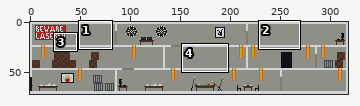
Two states of a pixel-art file, Assets/Resources/Environment/levelWarehouse.aseprite. Above: a wide view before the commit, with the close-up outlined.
Close-up. As it was:
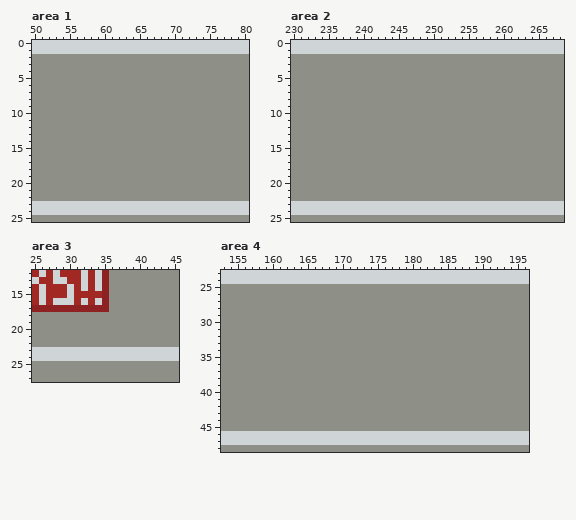
318x72 pixels, 1 frame. Shown: area 1: x 50..80, y 0..25; area 2: x 230..268, y 0..25; area 3: x 25..45, y 12..27; area 4: x 153..196, y 23..48. The commit also changed other parts of the picture, which this record leaves out.
The same view after the edit:
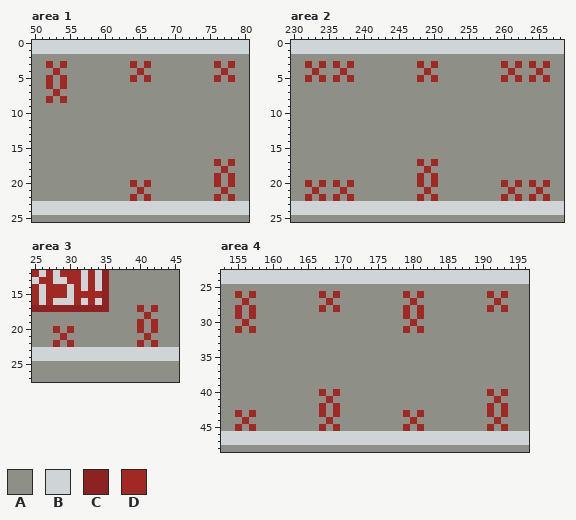
Palette (. is transparent): A #8e8f87  B #cfd5d6  C #8e2121  D #a12823
The exact change:
layer "Laser Tripwires" now shown
Area 1, layer "Laser Tripwires":
y 3: x 52 A -> D; x 54 A -> D; x 64 A -> D; x 66 A -> D; x 76 A -> D; x 78 A -> D
y 4: x 53 A -> D; x 65 A -> D; x 77 A -> D
y 5: x 52 A -> D; x 54 A -> D; x 64 A -> D; x 66 A -> D; x 76 A -> D; x 78 A -> D
y 6: x 52 A -> D; x 54 A -> D
y 7: x 53 A -> D
y 8: x 52 A -> D; x 54 A -> D
y 17: x 76 A -> D; x 78 A -> D
y 18: x 77 A -> D
y 19: x 76 A -> D; x 78 A -> D
y 20: x 64 A -> D; x 66 A -> D; x 76 A -> D; x 78 A -> D
y 21: x 65 A -> D; x 77 A -> D
y 22: x 64 A -> D; x 66 A -> D; x 76 A -> D; x 78 A -> D
Area 2, layer "Laser Tripwires":
y 3: x 232 A -> D; x 234 A -> D; x 236 A -> D; x 238 A -> D; x 248 A -> D; x 250 A -> D; x 260 A -> D; x 262 A -> D; x 264 A -> D; x 266 A -> D
y 4: x 233 A -> D; x 237 A -> D; x 249 A -> D; x 261 A -> D; x 265 A -> D
y 5: x 232 A -> D; x 234 A -> D; x 236 A -> D; x 238 A -> D; x 248 A -> D; x 250 A -> D; x 260 A -> D; x 262 A -> D; x 264 A -> D; x 266 A -> D
y 17: x 248 A -> D; x 250 A -> D
y 18: x 249 A -> D
y 19: x 248 A -> D; x 250 A -> D
y 20: x 232 A -> D; x 234 A -> D; x 236 A -> D; x 238 A -> D; x 248 A -> D; x 250 A -> D; x 260 A -> D; x 262 A -> D; x 264 A -> D; x 266 A -> D
y 21: x 233 A -> D; x 237 A -> D; x 249 A -> D; x 261 A -> D; x 265 A -> D
y 22: x 232 A -> D; x 234 A -> D; x 236 A -> D; x 238 A -> D; x 248 A -> D; x 250 A -> D; x 260 A -> D; x 262 A -> D; x 264 A -> D; x 266 A -> D
Area 3, layer "Laser Tripwires":
y 17: x 40 A -> D; x 42 A -> D
y 18: x 41 A -> D
y 19: x 40 A -> D; x 42 A -> D
y 20: x 28 A -> D; x 30 A -> D; x 40 A -> D; x 42 A -> D
y 21: x 29 A -> D; x 41 A -> D
y 22: x 28 A -> D; x 30 A -> D; x 40 A -> D; x 42 A -> D
Area 4, layer "Laser Tripwires":
y 26: x 155 A -> D; x 157 A -> D; x 167 A -> D; x 169 A -> D; x 179 A -> D; x 181 A -> D; x 191 A -> D; x 193 A -> D
y 27: x 156 A -> D; x 168 A -> D; x 180 A -> D; x 192 A -> D
y 28: x 155 A -> D; x 157 A -> D; x 167 A -> D; x 169 A -> D; x 179 A -> D; x 181 A -> D; x 191 A -> D; x 193 A -> D
y 29: x 155 A -> D; x 157 A -> D; x 179 A -> D; x 181 A -> D
y 30: x 156 A -> D; x 180 A -> D
y 31: x 155 A -> D; x 157 A -> D; x 179 A -> D; x 181 A -> D
y 40: x 167 A -> D; x 169 A -> D; x 191 A -> D; x 193 A -> D
y 41: x 168 A -> D; x 192 A -> D
y 42: x 167 A -> D; x 169 A -> D; x 191 A -> D; x 193 A -> D
y 43: x 155 A -> D; x 157 A -> D; x 167 A -> D; x 169 A -> D; x 179 A -> D; x 181 A -> D; x 191 A -> D; x 193 A -> D
y 44: x 156 A -> D; x 168 A -> D; x 180 A -> D; x 192 A -> D
y 45: x 155 A -> D; x 157 A -> D; x 167 A -> D; x 169 A -> D; x 179 A -> D; x 181 A -> D; x 191 A -> D; x 193 A -> D
